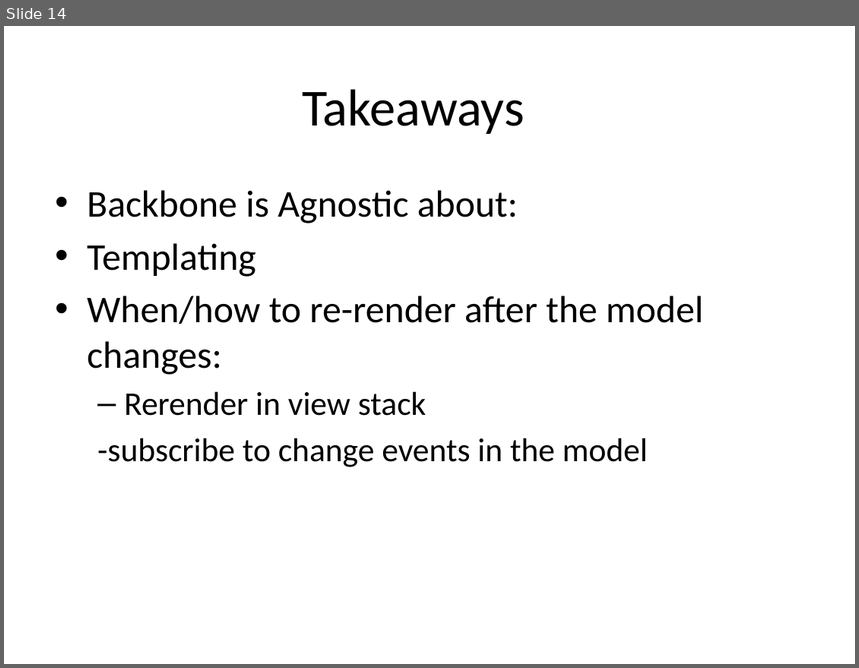
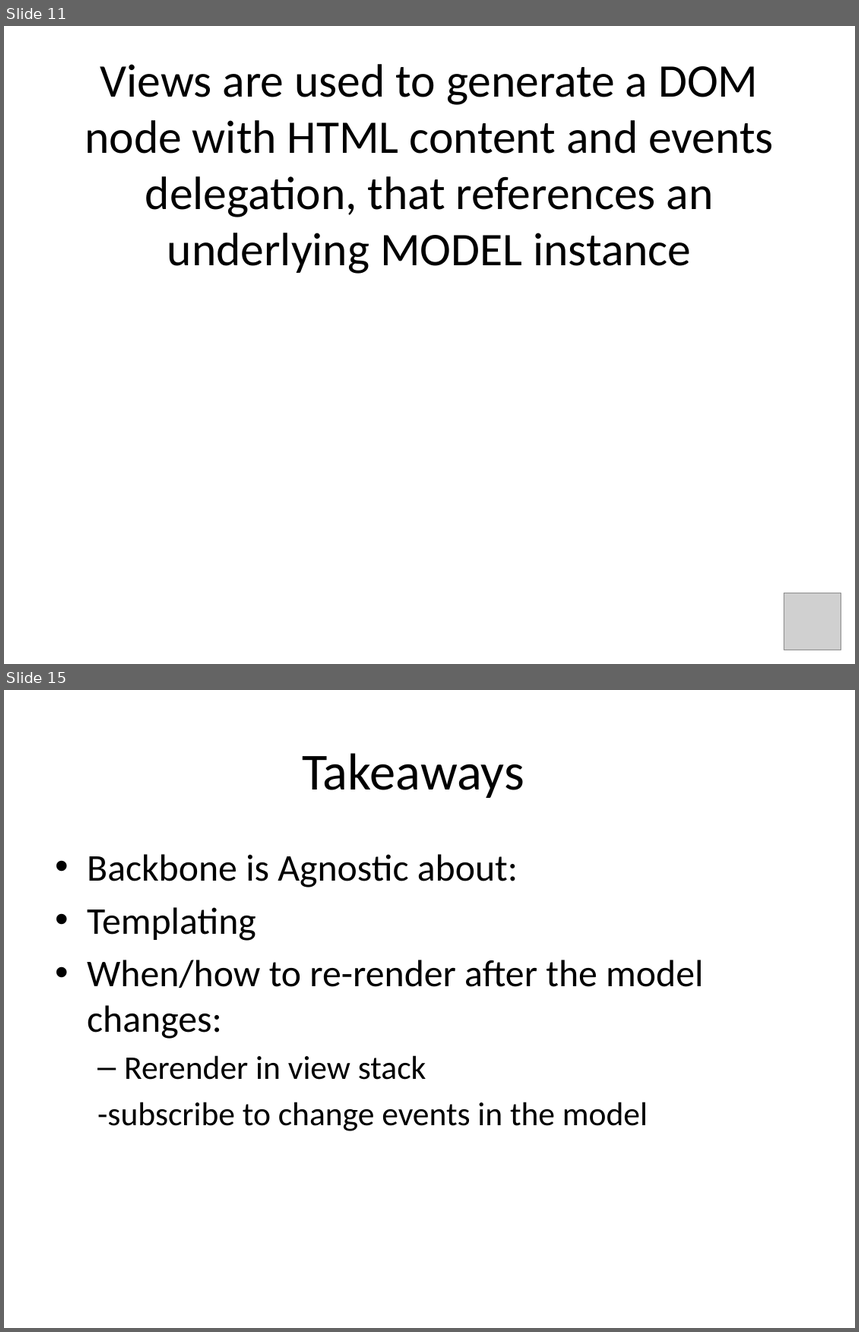
Before and after one commit to jkoynok/TechFest.BackBone, a slide deck: TechFest.Backbone/tf.backbone.pptx. Shown one above the other, each under a label of ours: slide 14 before the commit, slides 11 and 15 after it; the slides between them are not shown. The pictures are 859x668 and 859x1332 pixels, drawn with LibreOffice and Linux fonts; fonts in the diff are those of the drawing; grey boxes stand for pictures. Boxes give left, top, right and bottom in pixels: in the first picture for what was removed or moved away, otherwise in the second. Text is boxed around its words. In the diff, an @@ line names an element or a change of style, - is before the commit and + after.

```diff
--- a/TechFest.Backbone/tf.backbone.pptx
+++ b/TechFest.Backbone/tf.backbone.pptx
@@ slide 11 added at [4, 26, 855, 664], background #FFFFFF @@
@@ title added at [85, 64, 774, 274], 39.6 pt, text #000000 @@
+Views are used to generate a DOM node with HTML content and events delegation, that references an underlying MODEL instance
@@ picture added at [785, 594, 842, 651] @@
@@ what was slide 14 is now slide 15 @@
```
Also in this commit, not shown: 10 slides changed, 4 other slides added, 3 slides removed, 7 other files.
